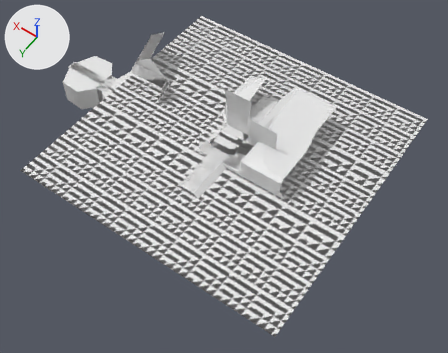
The FBX model Assets/Escenario/FBX/Tiendas Y Start Rooms.fbx as it was, and as the next commit left it.
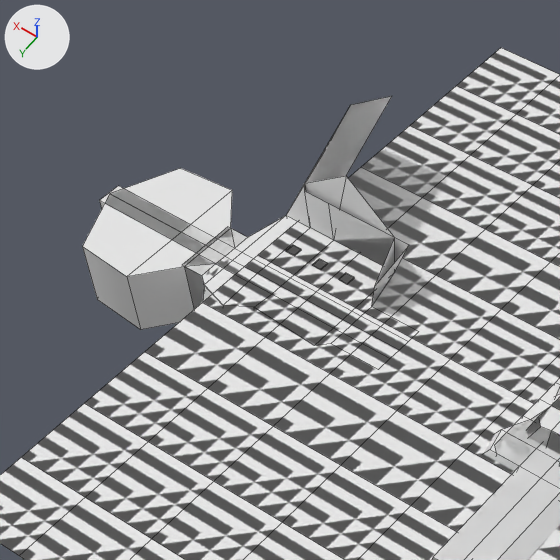
Each version is shown whole from a camera (50 mm lens) standing at (-187.0, 272.0, 372.0) and looking at (-7.0, 20.0, -24.0), then close up on the part from 8% to 49% of the width and 0% to 53% of the height. The lights are fixed; the arrows at upper left show +X, +Y and +Z. The close-ups show mesh edges as thin lines. Materials are left out; every surface is plain grey. Where no turn or scale is listed for an object, it has been applied to the vertices. Vertices at the same position are counted once.

Objects in the first close-up: 'Lake1', 'Lake2', 'Shop', 'Shop.001', 'Shop.002', 'Shop.003', 'StartRoom2'.
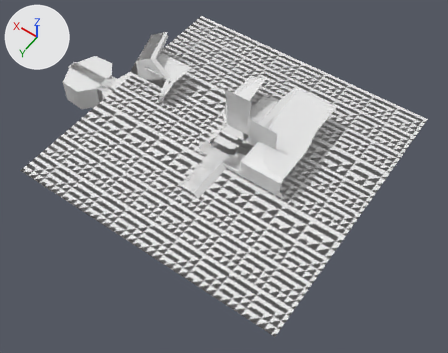
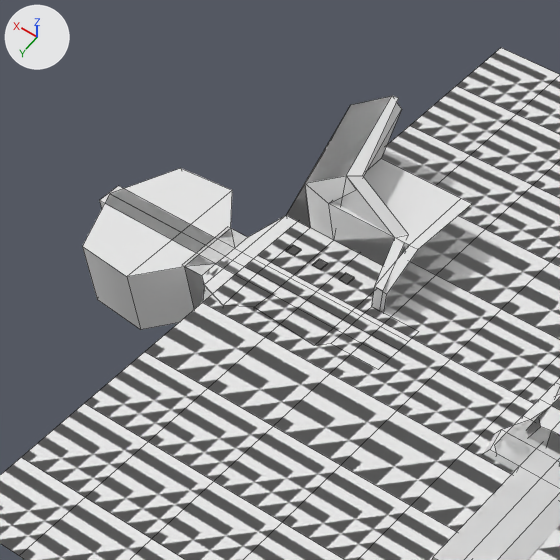
Where the newer file only moved an object's origin or applied its transform, the numbers keep the older frame.

Boxes [x1, y1, x2, y2] around the edits, measured in the close-ups (560 x 560 px):
'Shop.001', reshaped (19% wider)
    before: [82, 96, 409, 330]
    after: [82, 96, 472, 330]
'Shop', reshaped
    before: [99, 96, 395, 309]
    after: [99, 96, 408, 311]
part 1 of me_mesh, added
    after: [346, 96, 408, 311]
part 2 of me_mesh_005, built on
    before: [286, 183, 334, 240]
    after: [305, 103, 472, 311]

The change in detail:
me_mesh_005 is used by ob_shop_001; location (116.1, -13.4, -5.6).
me_mesh_005 had 75 vertices, 57 faces and spanned x -55.3..55.3, y -41.8..41.8, z -23.6..23.6.
me_mesh_005 now has 83 vertices, 65 faces and spans x -55.3..55.3, y -41.8..41.8, z -23.6..23.6.
Part 2, on me_mesh_005:
1 vertex is removed from x -3.1, y -4.4, z 12.3.
2 faces are deleted.
8 vertices are added at x -45.5..-9.6, y -41.8..10.3, z -2.9..20.3.
9 new faces join them.
me_mesh has 65 vertices, 47 faces and spans x -55.5..55.5, y -41.5..41.5, z -23.6..23.6.
me_mesh is used by ob_shop; location (116.3, -13.7, -5.6).
Verts and faces of me_mesh; kept vertices keep their numbers, new ones are numbered from 65.
Before the commit, vertices of me_mesh: 6 (-17.9, -6.8, 23.6) at pixel (346, 175), 7 (-6.5, -41.5, 23.6) at pixel (392, 95), 9 (-38.6, 10.6, -1.9) at pixel (371, 306), 50 (-41.1, 11.0, 7.9) at pixel (374, 286), 51 (-36.5, -4.1, 12.3) at pixel (394, 237).
Part 1, on me_mesh:
New vertex 65 is at (-41.5, 10.6, -1.9), pixel (379, 311).
New vertex 66 is at (-44.1, 11.0, 7.9), pixel (383, 290).
New vertex 67 is at (-38.8, -7.5, 12.1), pixel (408, 234).
New vertex 68 is at (-20.4, -10.9, 22.0), pixel (362, 175).
New vertex 69 is at (-9.1, -41.4, 24.2), pixel (398, 97).
New faces: (9, 65, 66, 50), (50, 66, 67, 51), (6, 51, 67, 68), (6, 68, 69, 7).
